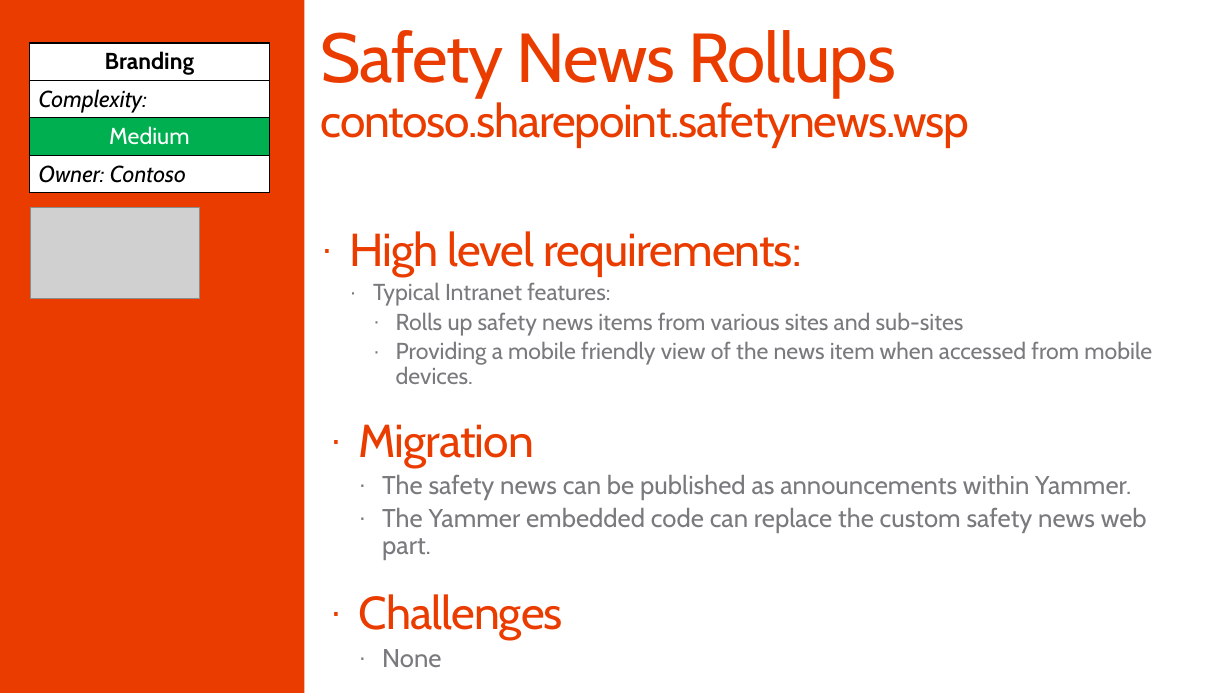
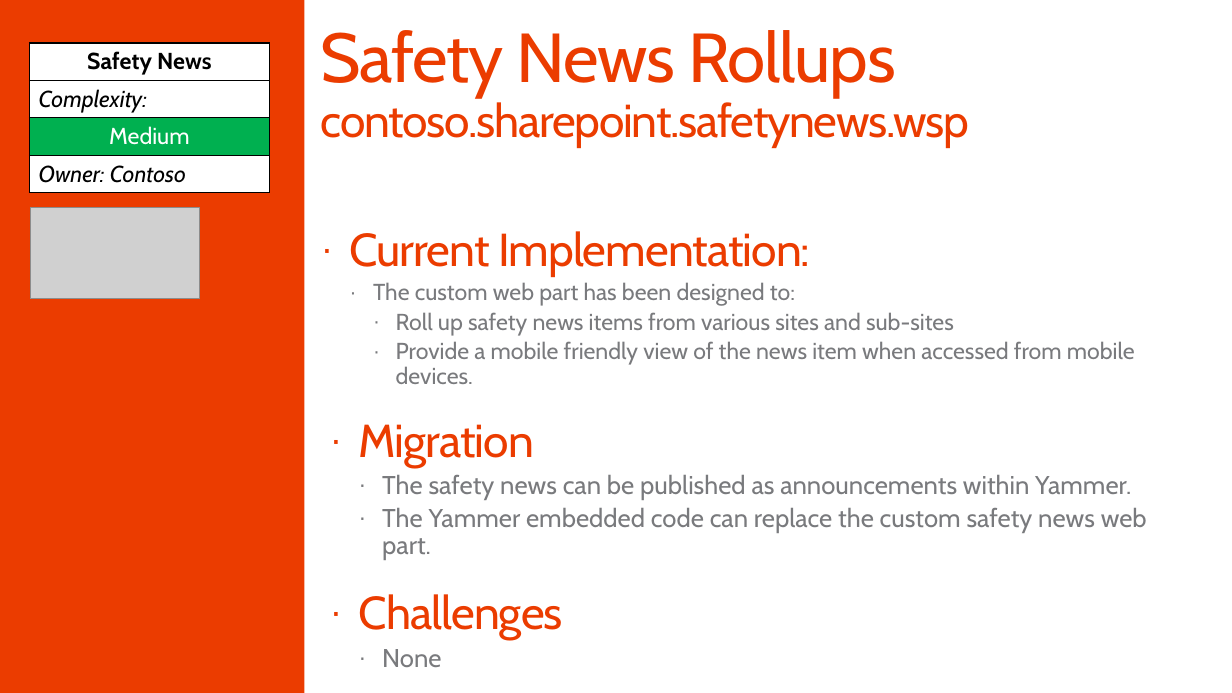
Before and after one commit to SharePoint/PnP-Guidance, a slide deck: slide 19 of PnP Transformation Process/Samples/PnP Transformation - Solution Assessment Report - Contoso.pptx (slide 25 before the commit). Drawn at 1232x693 pixels with LibreOffice and Linux fonts; fonts in the diff are those of the drawing; grey boxes stand for pictures; background and template pictures are left out. Boxes give left, top, right and bottom in pixels: in the first picture for what was removed or moved away, otherwise in the second. Text is boxed around its words. In the diff, an @@ line names an element or a change of style, - is before the commit and + after.

```diff
--- a/PnP Transformation Process/Samples/PnP Transformation - Solution Assessment Report - Contoso.pptx
+++ b/PnP Transformation Process/Samples/PnP Transformation - Solution Assessment Report - Contoso.pptx
@@ table at [30, 43, 270, 192] @@
-row 1, column 1: Branding
+row 1, column 1: Safety News
@@ text at [349, 231, 1135, 384]: text changed @@
-· High level requirements:
-  · Typical Intranet features:
-    · Rolls up safety news items from various sites and sub-sites
-    · Providing a mobile friendly view of the news item when accessed from mobile devices.
+· Current Implementation:
+  · The custom web part has been designed to:
+    · Roll up safety news items from various sites and sub-sites
+    · Provide a mobile friendly view of the news item when accessed from mobile devices.
```
Also in this commit, not shown: 8 other slides changed, 3 other files.
